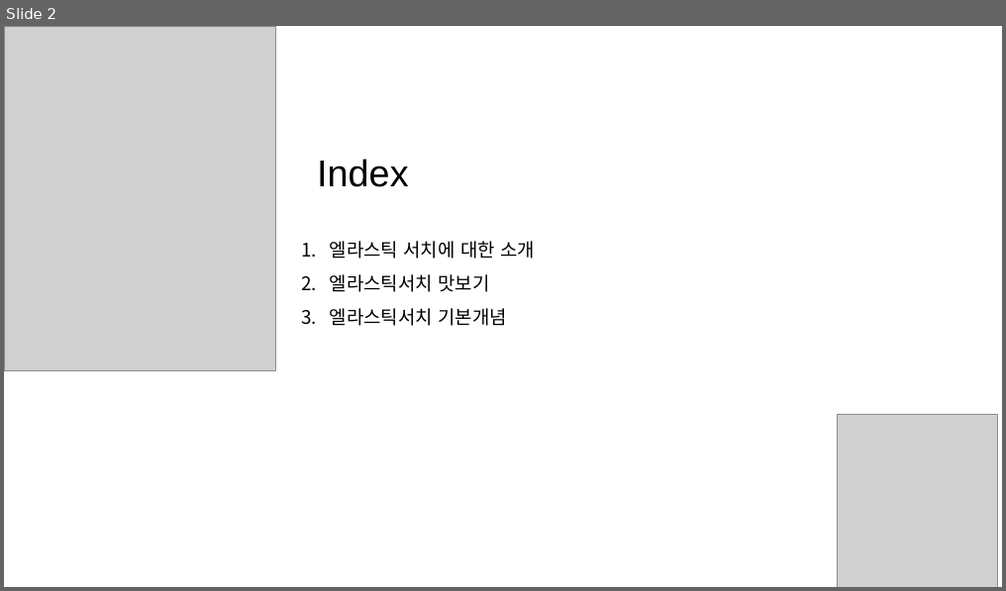
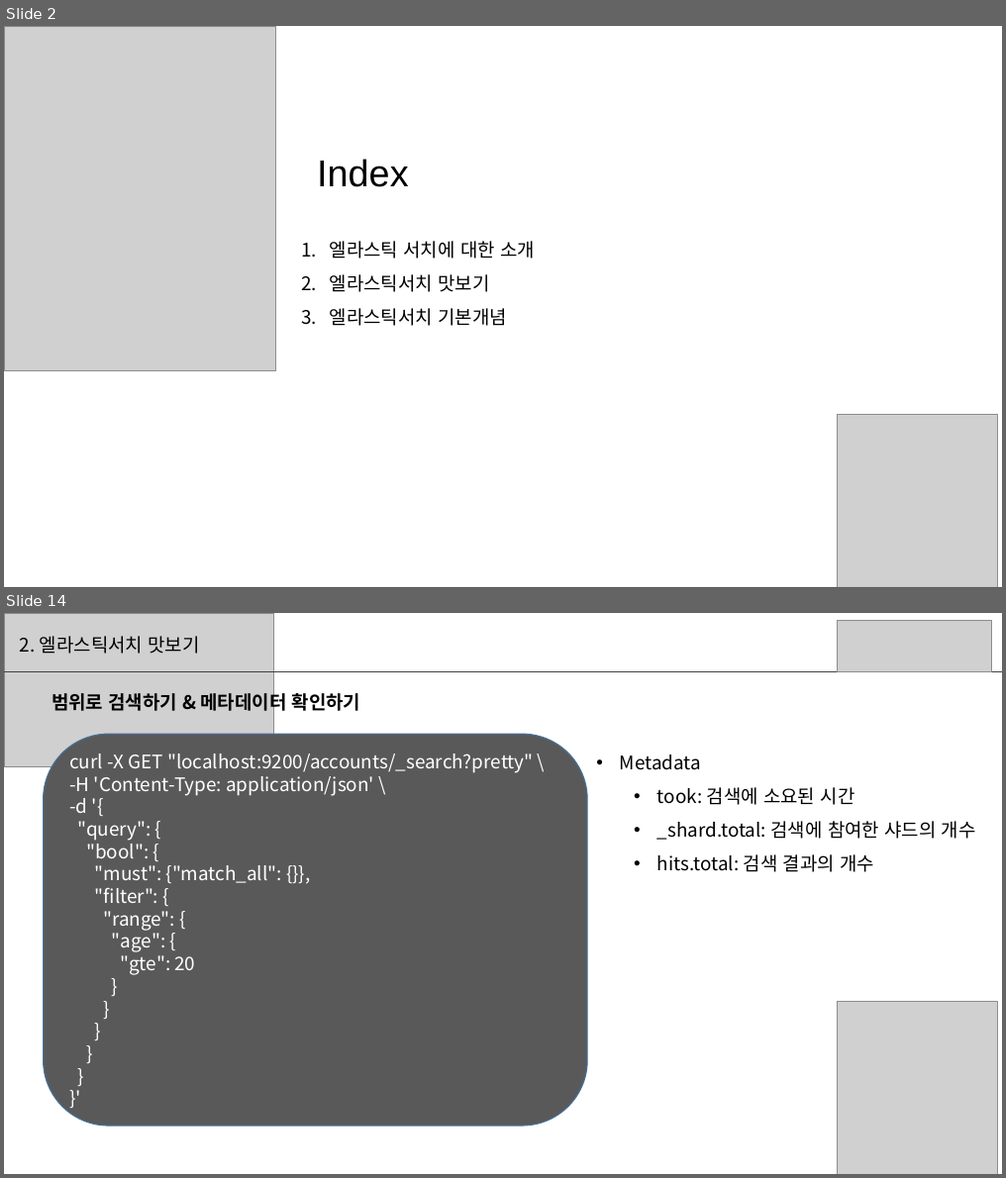
Before and after one commit to sup2is/dev-note, a slide deck: study/elasticsearch/Elasticsearch스터디1주차자료.pptx. Shown one above the other, each under a label of ours: slide 2 before the commit, slides 2 and 14 after it; the slides between them are not shown. The pictures are 1006x591 and 1006x1178 pixels, drawn with LibreOffice and Linux fonts; fonts in the diff are those of the drawing; grey boxes stand for pictures. Boxes give left, top, right and bottom in pixels: in the first picture for what was removed or moved away, otherwise in the second. Text is boxed around its words. In the diff, an @@ line names an element or a change of style, - is before the commit and + after.

```diff
--- a/study/elasticsearch/Elasticsearch스터디1주차자료.pptx
+++ b/study/elasticsearch/Elasticsearch스터디1주차자료.pptx
@@ slide 14 added at <box>4,613,1002,1174</box>, background #FFFFFF @@
@@ picture added at <box>4,613,274,767</box> @@
@@ text added at <box>20,636,200,654</box>, 18 pt, text #000000 @@
+2. 엘라스틱서치 맛보기
@@ picture added at <box>838,620,991,671</box> @@
@@ line added from (4, 672) to (1002, 672), #404040 0.5 pt @@
@@ text added at <box>52,690,361,715</box>, 18 pt, text #000000, bold @@
+범위로 검색하기 & 메타데이터 확인하기
@@ rounded rectangle added at <box>43,735,587,1127</box>, fill #595959, outline #43739E 1 pt, 18 pt, text #FFFFFF @@
+curl -X GET "localhost:9200/accounts/_search?pretty" \
+-H 'Content-Type: application/json' \
+-d '{
+"query": {
+"bool": {
+"must": {"match_all": {}},
+"filter": {
+"range": {
+"age": {
+"gte": 20
+}
+}
+}
+}
+}
+}'
@@ text added at <box>620,755,976,872</box>, 18 pt, text #000000 @@
+• Metadata
+  • took: 검색에 소요된 시간
+  • _shard.total: 검색에 참여한 샤드의 개수
+  • hits.total: 검색 결과의 개수
@@ picture added at <box>838,1001,997,1174</box> @@
```
Also in this commit, not shown: 3 slides changed, 19 other slides added, 1 other file.
